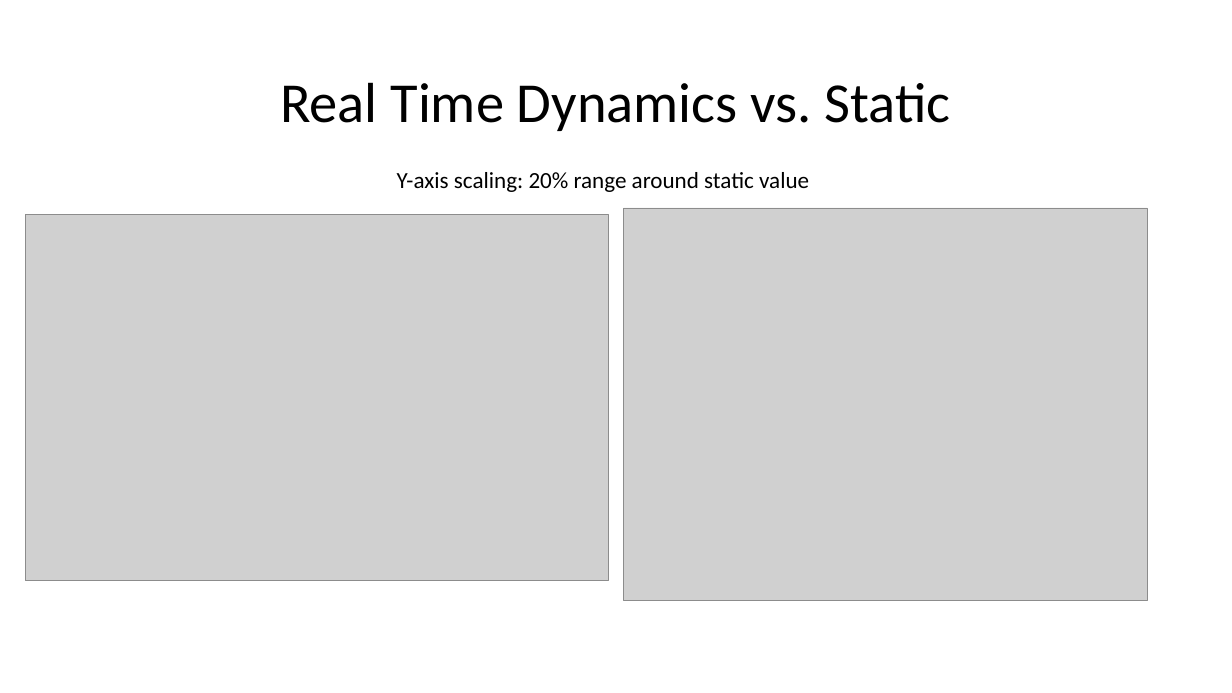
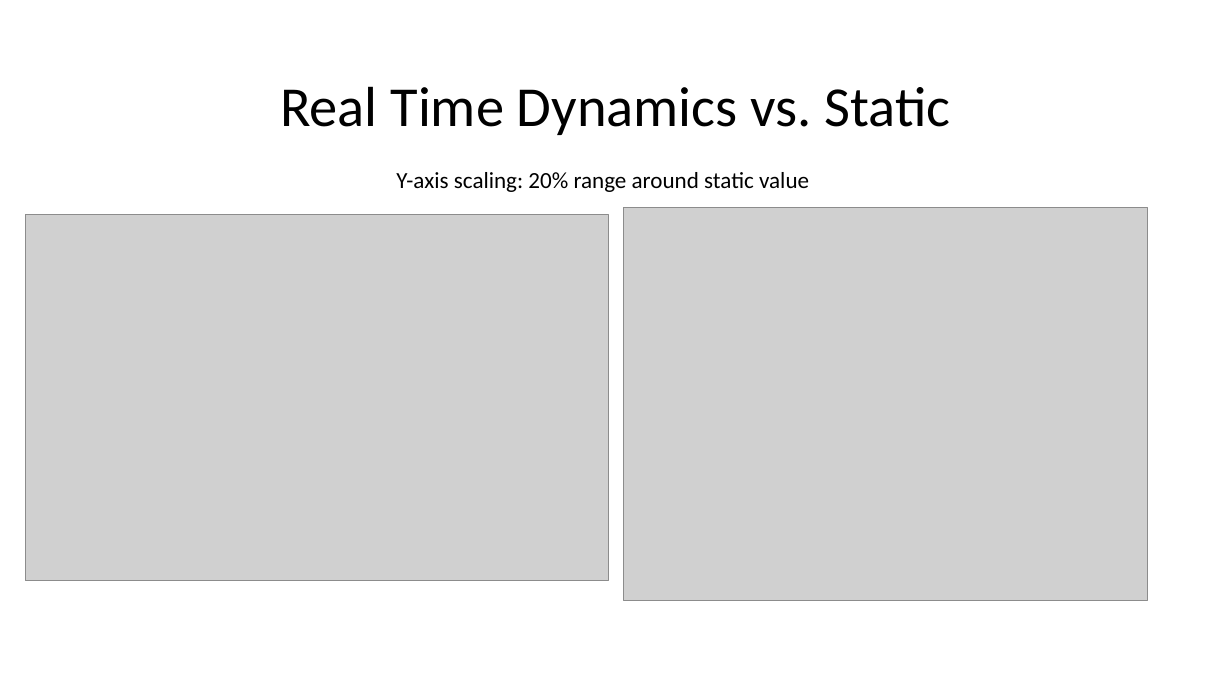
Before and after one commit to kseetharam/zwPolaron, a slide deck: slide 6 of figures/dyn_stat_comparison.pptx (slide 5 before the commit). Drawn at 1232x693 pixels with LibreOffice and Linux fonts; fonts in the diff are those of the drawing; grey boxes stand for pictures. Boxes give left, top, right and bottom in pixels: in the first picture for what was removed or moved away, otherwise in the second. Text is boxed around its words. In the diff, an @@ line names an element or a change of style, - is before the commit and + after.

```diff
--- a/figures/dyn_stat_comparison.pptx
+++ b/figures/dyn_stat_comparison.pptx
@@ text "Real Time Dynamics vs. Static" at bbox=[280, 86, 951, 135]: line spacing 0.9 to 1 @@
```
Also in this commit, not shown: 6 other slides changed, 1 slide added, 10 other files.
